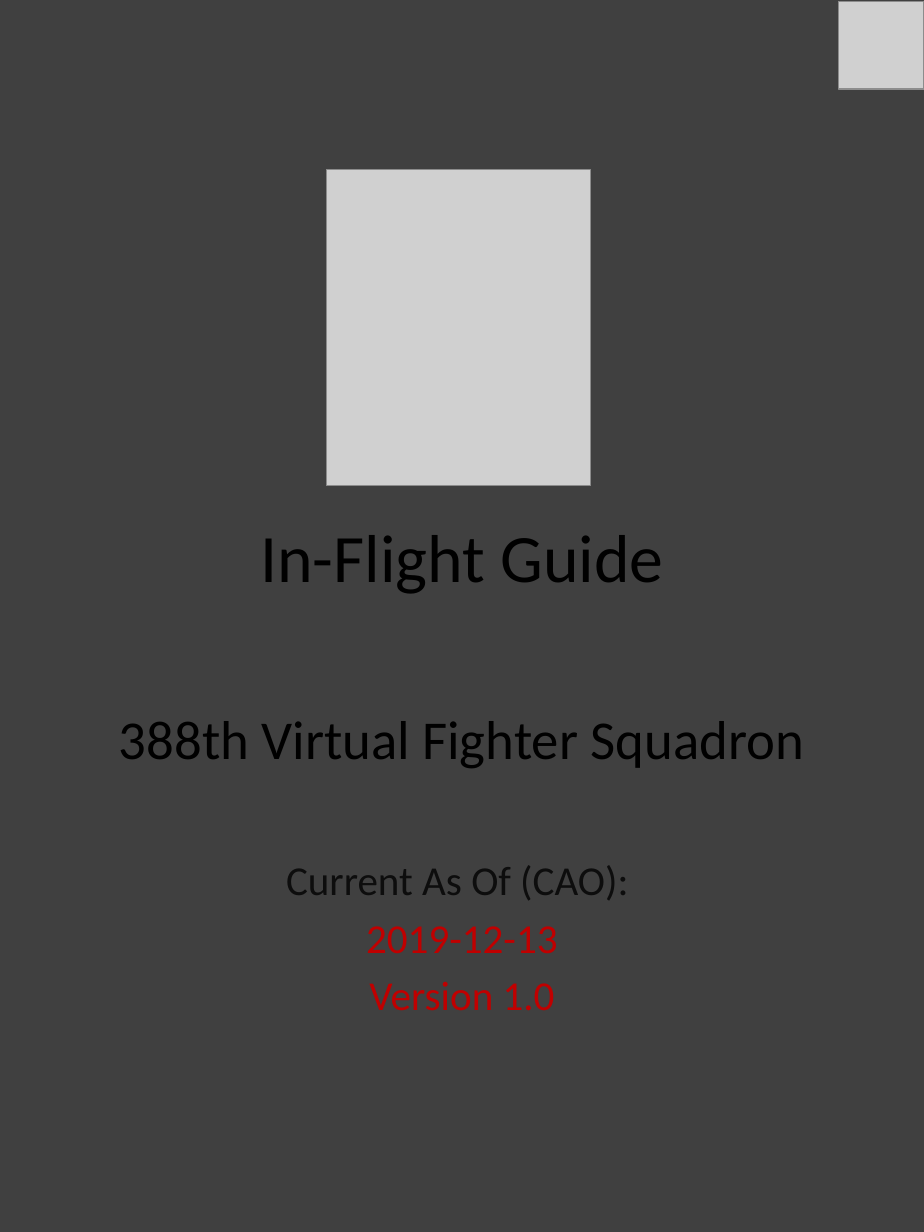
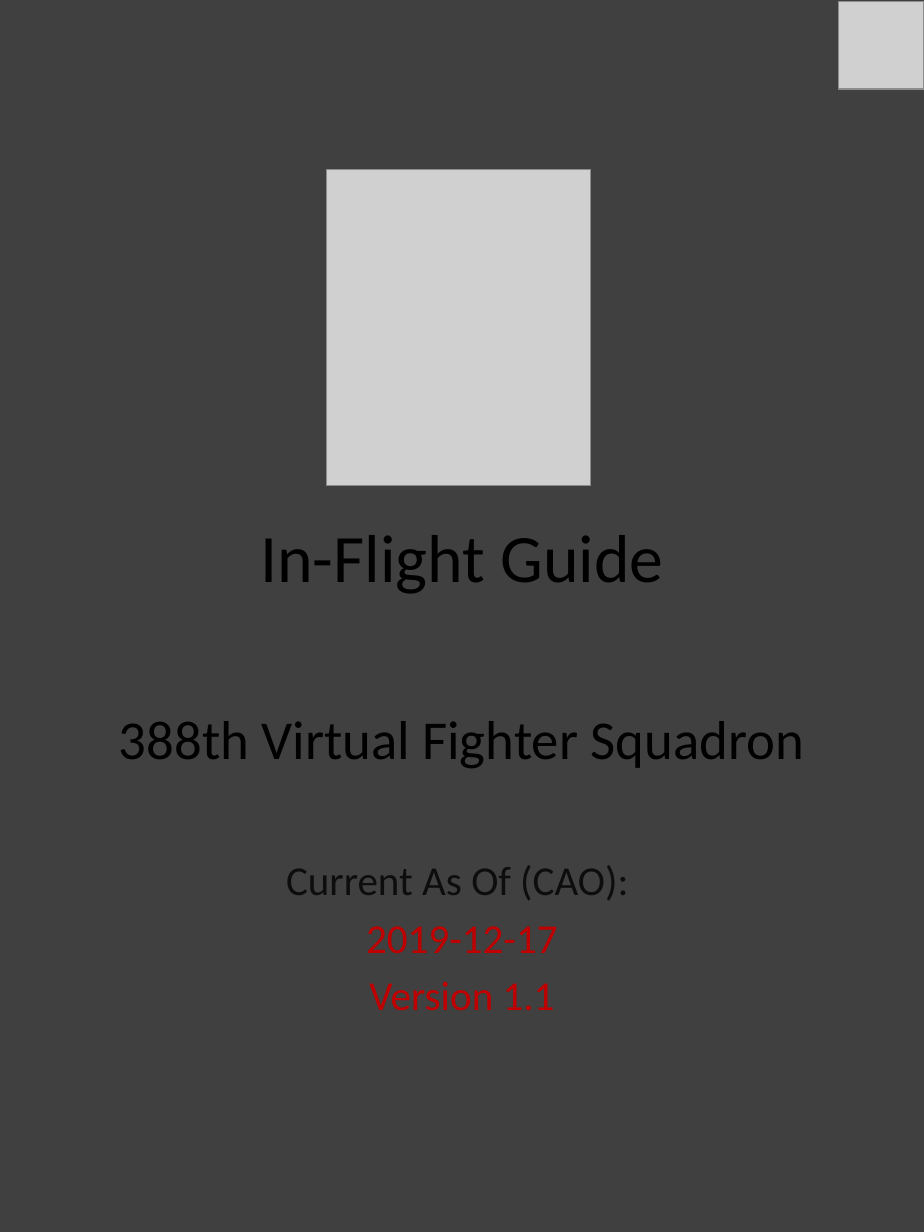
Before and after one commit to 132nd-vWing/132-TRP-388, a slide deck: slide 1 of Kneeboard Pack/388 Kneeboard Pack.pptx. Drawn at 924x1232 pixels with LibreOffice and Linux fonts; fonts in the diff are those of the drawing; grey boxes stand for pictures. Boxes give left, top, right and bottom in pixels: in the first picture for what was removed or moved away, otherwise in the second. Text is boxed around its words. In the diff, an @@ line names an element or a change of style, - is before the commit and + after.

```diff
--- a/Kneeboard Pack/388 Kneeboard Pack.pptx
+++ b/Kneeboard Pack/388 Kneeboard Pack.pptx
@@ subtitle at (366,926,557,1010): text changed @@
-2019-12-13
-Version 1.0
+2019-12-17
+Version 1.1
```
Also in this commit, not shown: 1 slide added, 1 other file.
